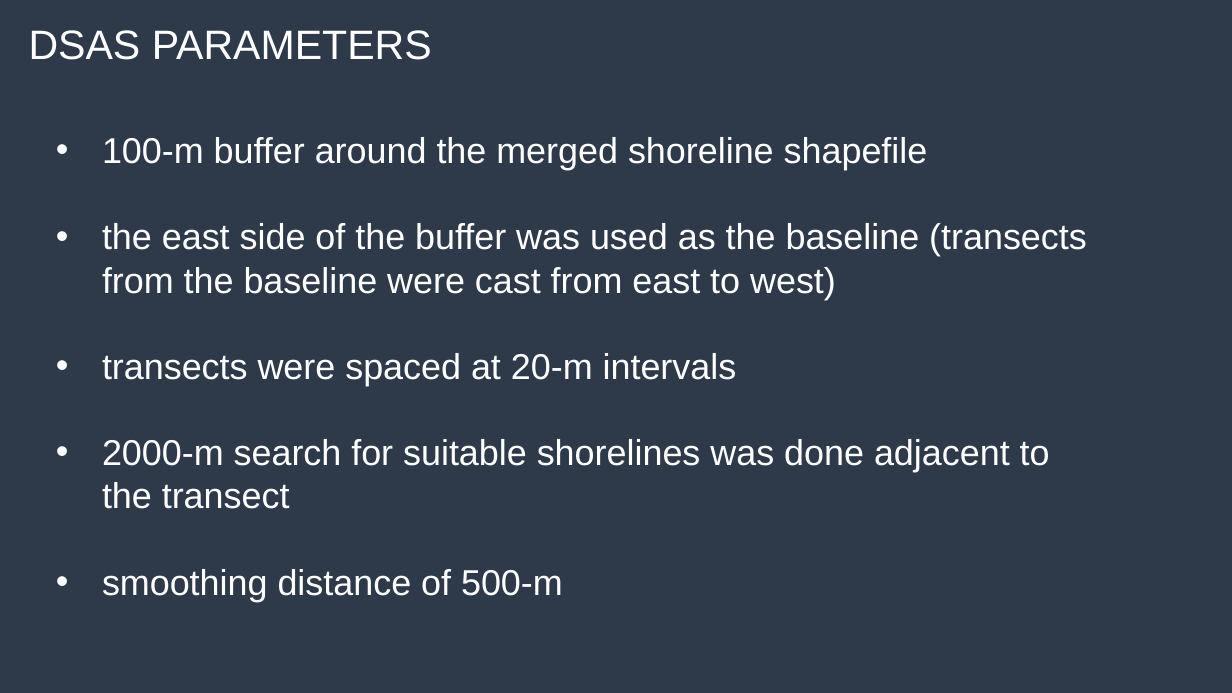
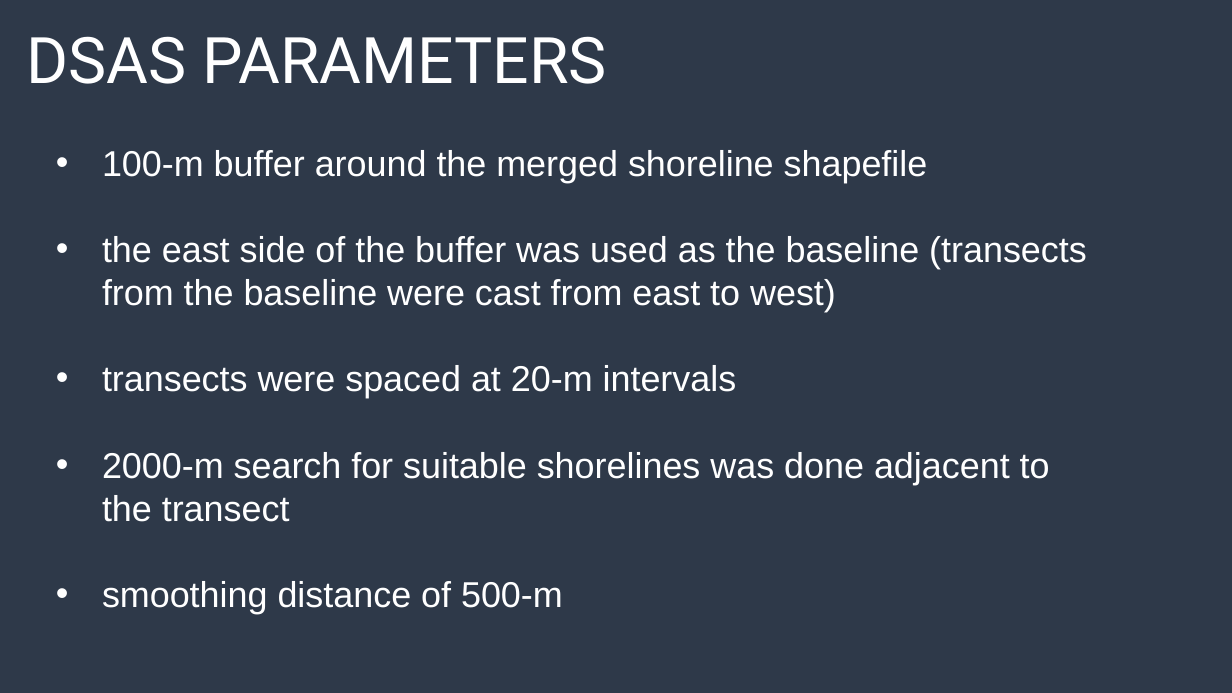
Before and after one commit to melimore86/graduate_courses, a slide deck: slide 17 of graduate_research/defense_moreno.pptx (slide 16 before the commit). Drawn at 1232x693 pixels with LibreOffice and Linux fonts; fonts in the diff are those of the drawing. Boxes give left, top, right and bottom in pixels: in the first picture for what was removed or moved away, otherwise in the second. Text is boxed around its words. In the diff, an @@ line names an element or a change of style, - is before the commit and + after.

```diff
--- a/graduate_research/defense_moreno.pptx
+++ b/graduate_research/defense_moreno.pptx
@@ text "DSAS PARAMETERS" at box(26, 36, 607, 84): size 32 to 50 pt, font Arial to Roboto @@
@@ text "100-m buffer around the merged ...": place and size @@
-text "100-m buffer around the merged ..." at box(102, 137, 1087, 602)
+text "100-m buffer around the merged ..." at box(102, 150, 1087, 614)
```
Also in this commit, not shown: 2 other slides changed, 1 slide added.
